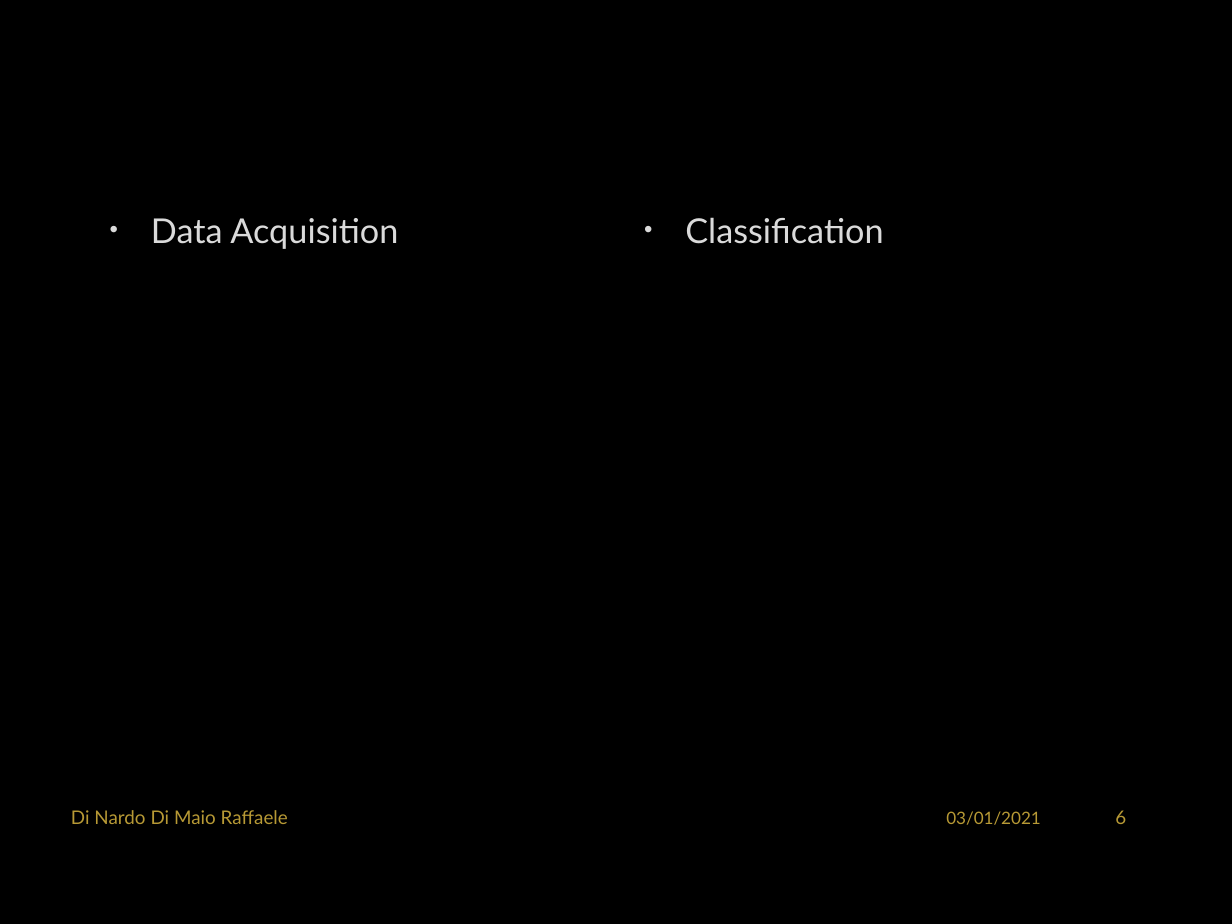
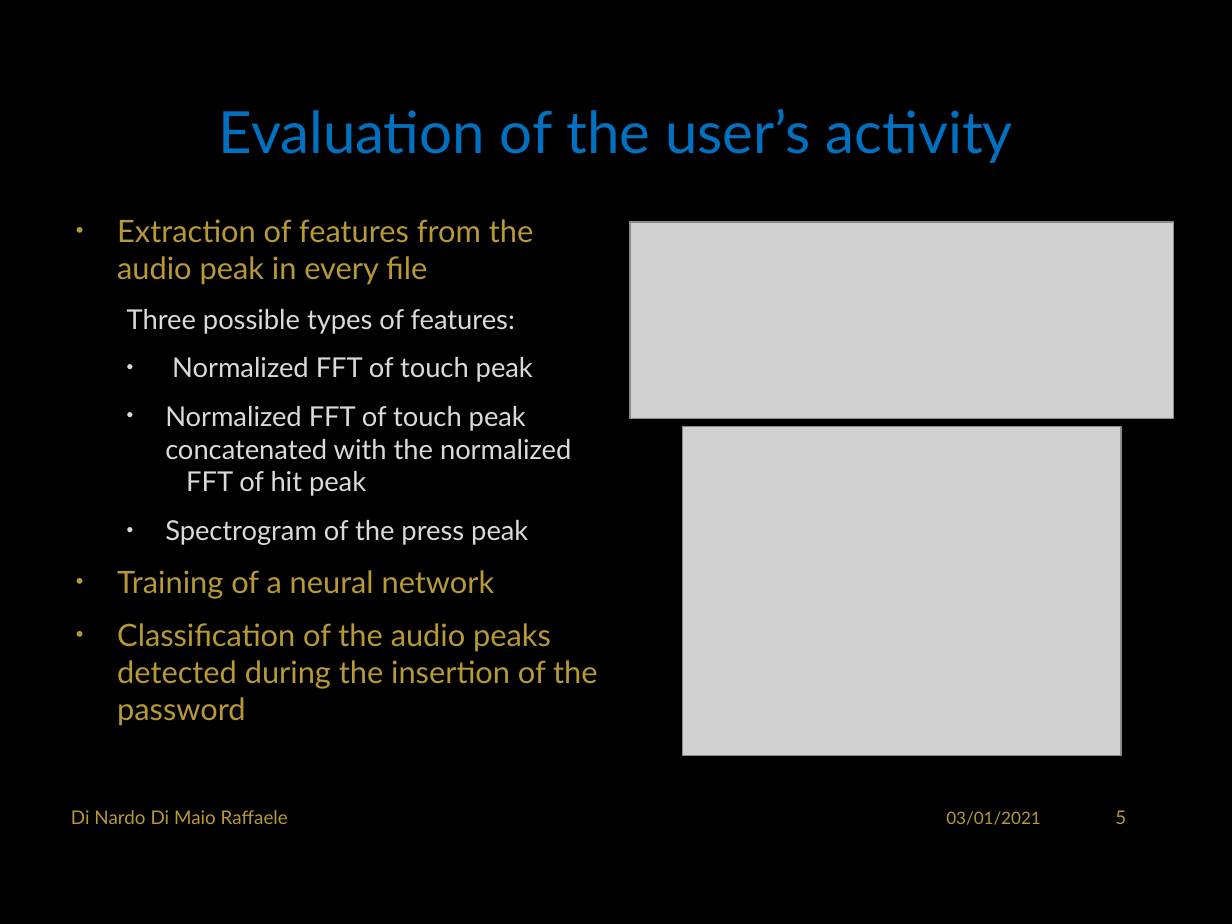
Before and after one commit to RaffaDNDM/AcCAPPCHA, a slide deck: slide 6 of Thesis/AcCAPPCHA.pptx (slide 7 before the commit). Drawn at 1232x924 pixels with LibreOffice and Linux fonts; fonts in the diff are those of the drawing; grey boxes stand for pictures; background and template pictures are left out. Boxes give left, top, right and bottom in pixels: in the first picture for what was removed or moved away, otherwise in the second. Text is boxed around its words. In the diff, an @@ line names an element or a change of style, - is before the commit and + after.

```diff
--- a/Thesis/AcCAPPCHA.pptx
+++ b/Thesis/AcCAPPCHA.pptx
@@ title added at [219,108,1013,163], 34 pt, text #0070C0 @@
+Evaluation of the user’s activity
@@ text at [117,219,597,726]: text changed; size 20 to 16 pt @@
-• Data Acquisition
+• Extraction of features from the audio peak in every file
+  Three possible types of features:
+  • Normalized FFT of touch peak
+  • Normalized FFT of touch peak concatenated with the normalized FFT of hit peak
+  • Spectrogram of the press peak
+• Training of a neural network
+• Classification of the audio peaks detected during the insertion of the password
@@ picture added at [630,222,1173,418] @@
@@ text removed at [685,217,883,244] @@
-• Classification
@@ picture added at [683,426,1121,755] @@
@@ page number at [1115,810,1126,824]: text changed @@
-6
+5
```
Also in this commit, not shown: 7 other slides changed, 2 slides removed, 6 other files.
